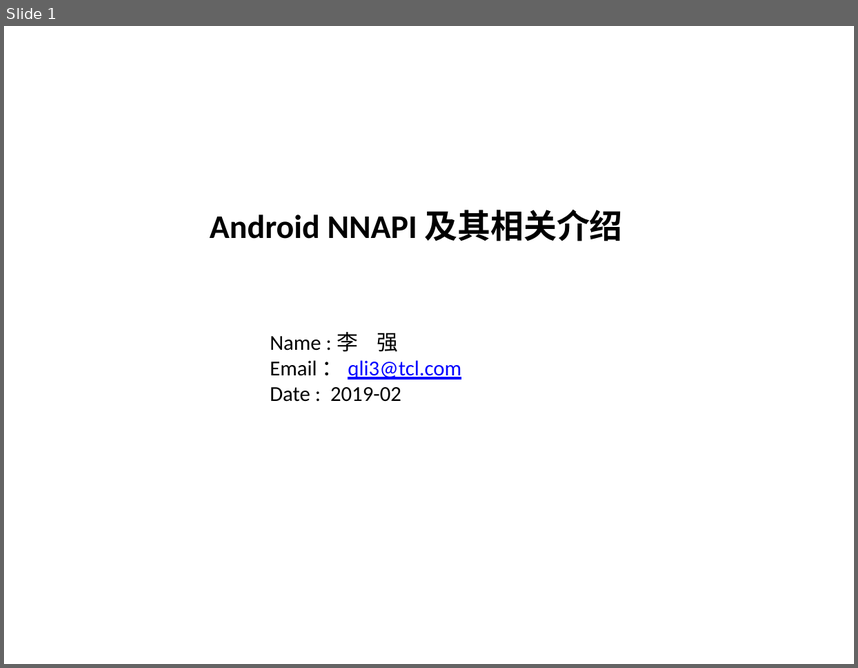
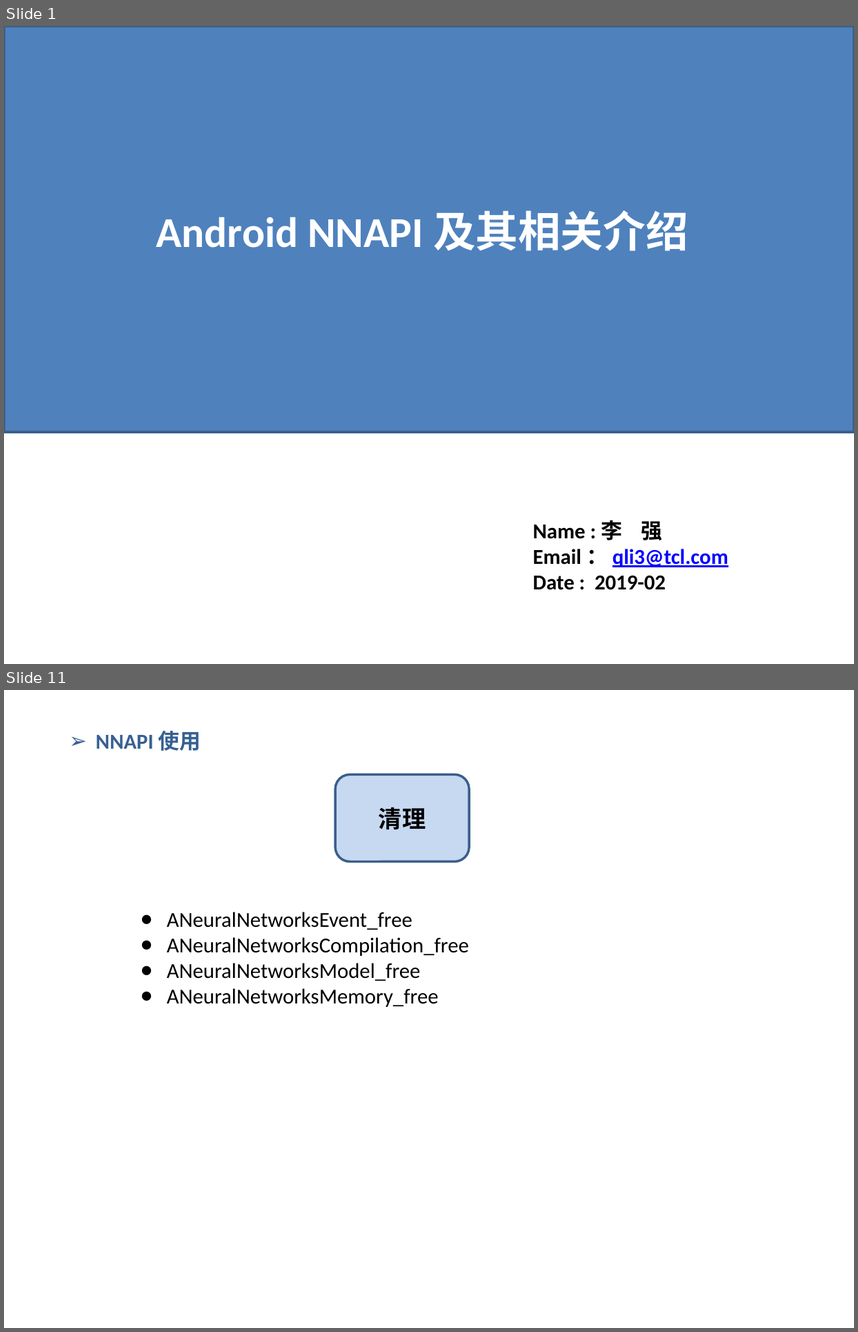
Before and after one commit to lqktz/document, a slide deck: temp/NNAPI.pptx. Shown one above the other, each under a label of ours: slide 1 before the commit, slides 1 and 11 after it; the slides between them are not shown. The pictures are 858x668 and 858x1332 pixels, drawn with LibreOffice and Linux fonts; fonts in the diff are those of the drawing. Boxes give left, top, right and bottom in pixels: in the first picture for what was removed or moved away, otherwise in the second. Text is boxed around its words. In the diff, an @@ line names an element or a change of style, - is before the commit and + after.

```diff
--- a/temp/NNAPI.pptx
+++ b/temp/NNAPI.pptx
@@ slide 11 added at <box>4,690,854,1328</box>, background #FFFFFF @@
@@ text added at <box>96,731,201,751</box>, 18 pt, text #376092, bold @@
+➢ NNAPI 使用
@@ rounded rectangle added at <box>335,774,469,861</box>, fill #C6D9F1, outline #3A5F8C 2 pt, 20 pt, text #000000, bold @@
+清理
@@ text added at <box>167,911,469,1007</box>, 18 pt, text #000000 @@
+● ANeuralNetworksEvent_free
+● ANeuralNetworksCompilation_free
+● ANeuralNetworksModel_free
+● ANeuralNetworksMemory_free
@@ slide 1 changed as well @@
@@ rectangle added at <box>4,26,854,432</box>, fill #4F81BD, outline #3A5F8C 2 pt @@
@@ text "Android NNAPI 及其相关介绍": place and size @@
-text "Android NNAPI 及其相关介绍" at <box>210,210,623,241</box>
+text "Android NNAPI 及其相关介绍" at <box>156,210,688,251</box>
@@ text "Android NNAPI 及其相关介绍" at <box>156,210,688,251</box>: size 28 to 36 pt, text colour #000000 to #FFFFFF @@
@@ text "Name : 李 强 Email ...": place and size @@
-text "Name : 李 强 Email ..." at <box>270,332,461,401</box>
+text "Name : 李 强 Email ..." at <box>533,519,728,590</box>
@@ text "Name : 李 强 Email ..." at <box>533,519,728,590</box>: bold on @@
```
Also in this commit, not shown: 24 other slides added, 1 slide removed.
